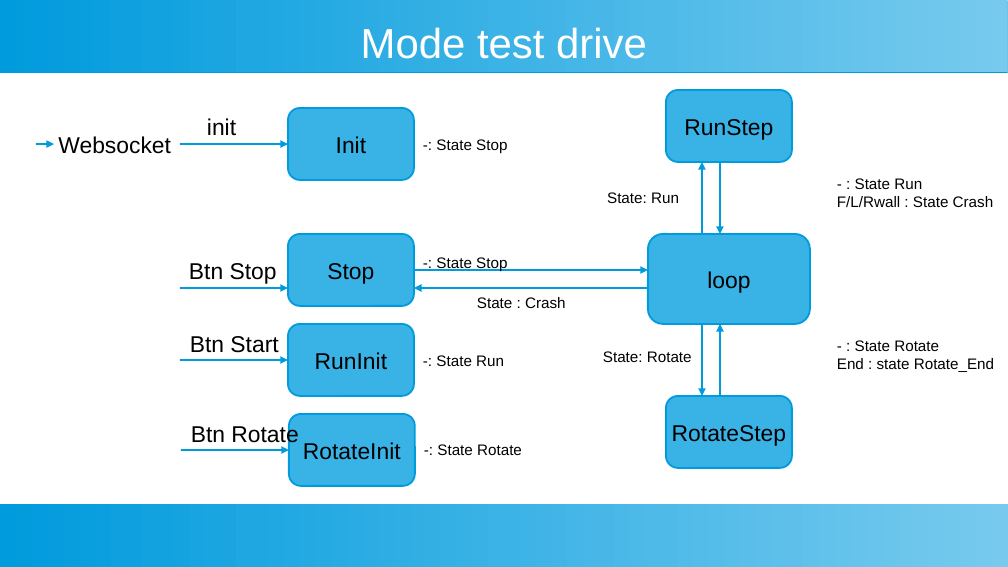
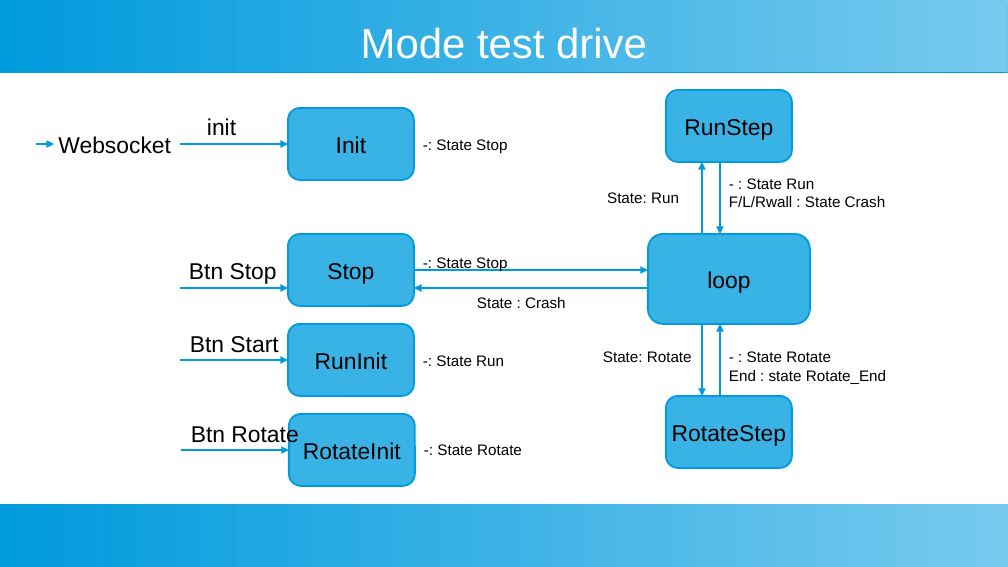
Before and after one commit to LaFabrickMassy/Projet-Fablab, a slide deck: slide 16 of Robotique/Micromouse/Micromouse.odp. Drawn at 1008x567 pixels with LibreOffice and Linux fonts; fonts in the diff are those of the drawing. Boxes give left, top, right and bottom in pixels: in the first picture for what was removed or moved away, otherwise in the second. Text is boxed around its words. In the diff, an @@ line names an element or a change of style, - is before the commit and + after.

```diff
--- a/Robotique/Micromouse/Micromouse.odp
+++ b/Robotique/Micromouse/Micromouse.odp
@@ text "- : State Run": place and size @@
-text "- : State Run" at (837,178,994,207)
+text "- : State Run" at (729,178,886,207)
@@ text "- : State Rotate": place and size @@
-text "- : State Rotate" at (837,340,994,372)
+text "- : State Rotate" at (729,351,886,384)
```
